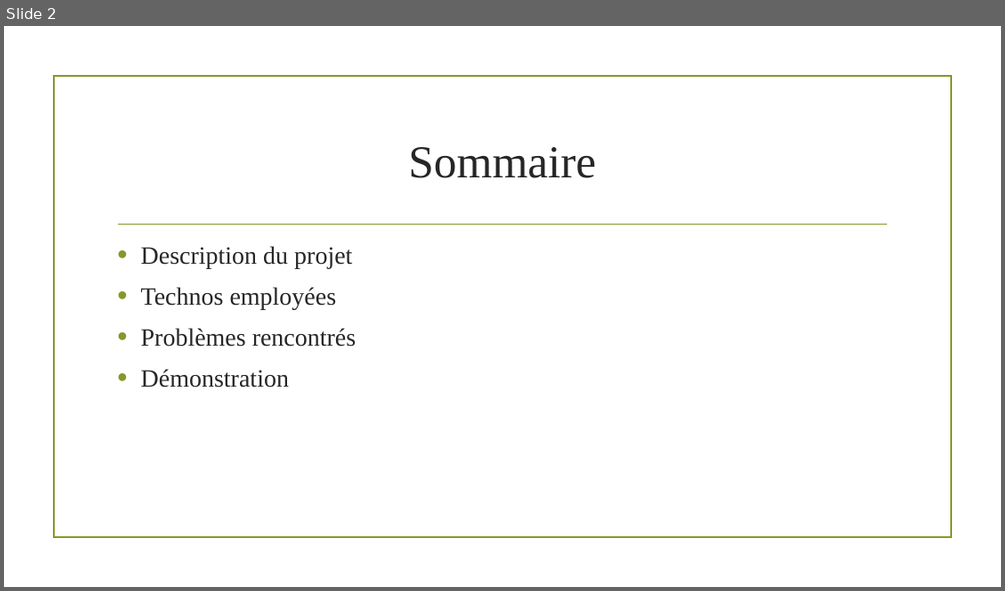
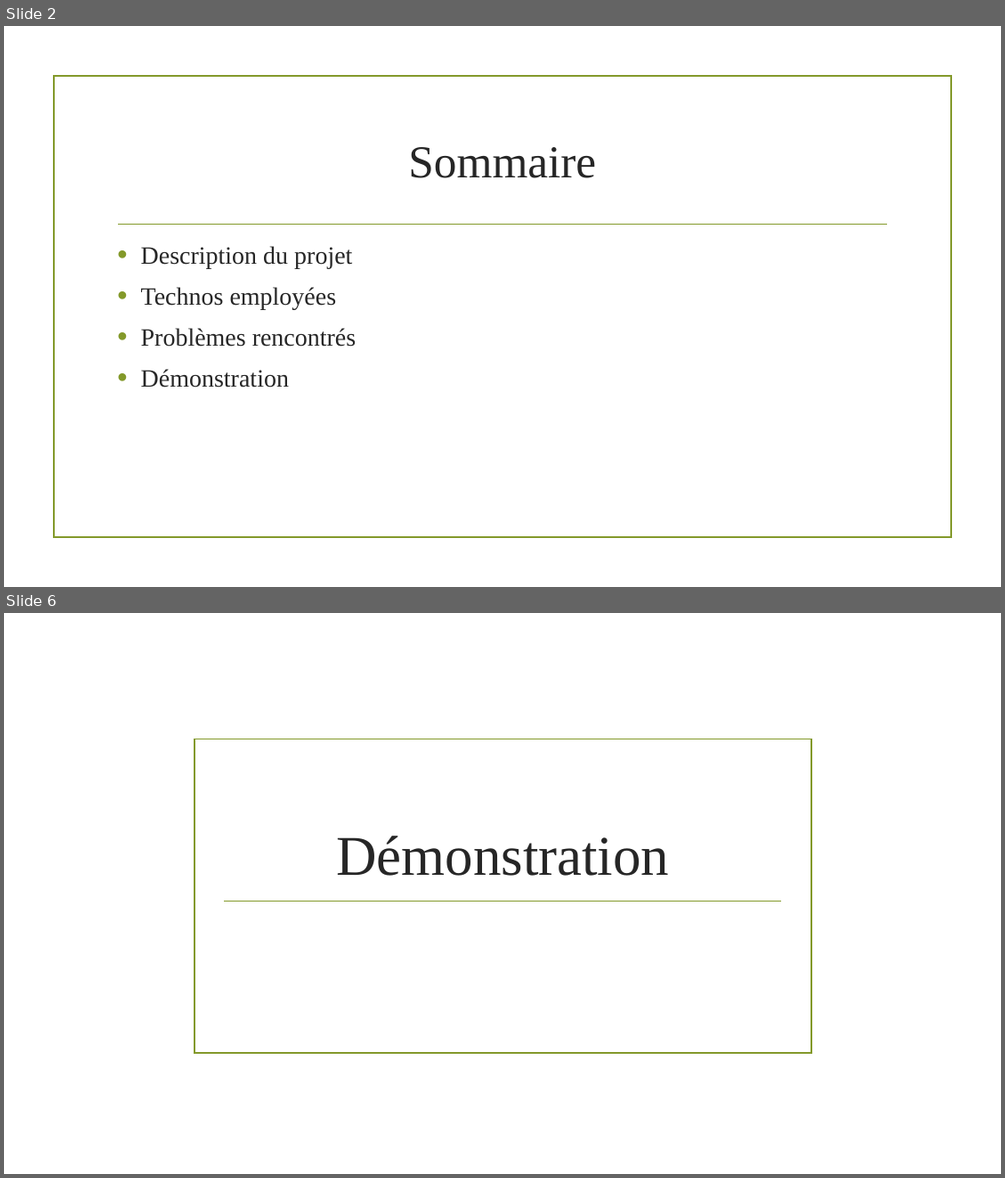
Before and after one commit to UndefinedThing/HardShop, a slide deck: Projet ORM-API.pptx. Shown one above the other, each under a label of ours: slide 2 before the commit, slides 2 and 6 after it; the slides between them are not shown. The pictures are 1005x591 and 1005x1178 pixels, drawn with LibreOffice and Linux fonts; fonts in the diff are those of the drawing; background and template pictures are left out. Boxes give left, top, right and bottom in pixels: in the first picture for what was removed or moved away, otherwise in the second. Text is boxed around its words. In the diff, an @@ line names an element or a change of style, - is before the commit and + after.

```diff
--- a/Projet ORM-API.pptx
+++ b/Projet ORM-API.pptx
@@ slide 6 added at bbox=[4, 613, 1001, 1174], background picture (left out) @@
@@ rectangle added at bbox=[194, 739, 811, 1053], outline #83992A 1.25 pt @@
@@ title added at bbox=[336, 835, 669, 876], 54 pt, text #262626 @@
+Démonstration
@@ line added from (224, 900) to (782, 900), #83992A 1.25 pt @@
```
Also in this commit, not shown: 3 slides changed.
